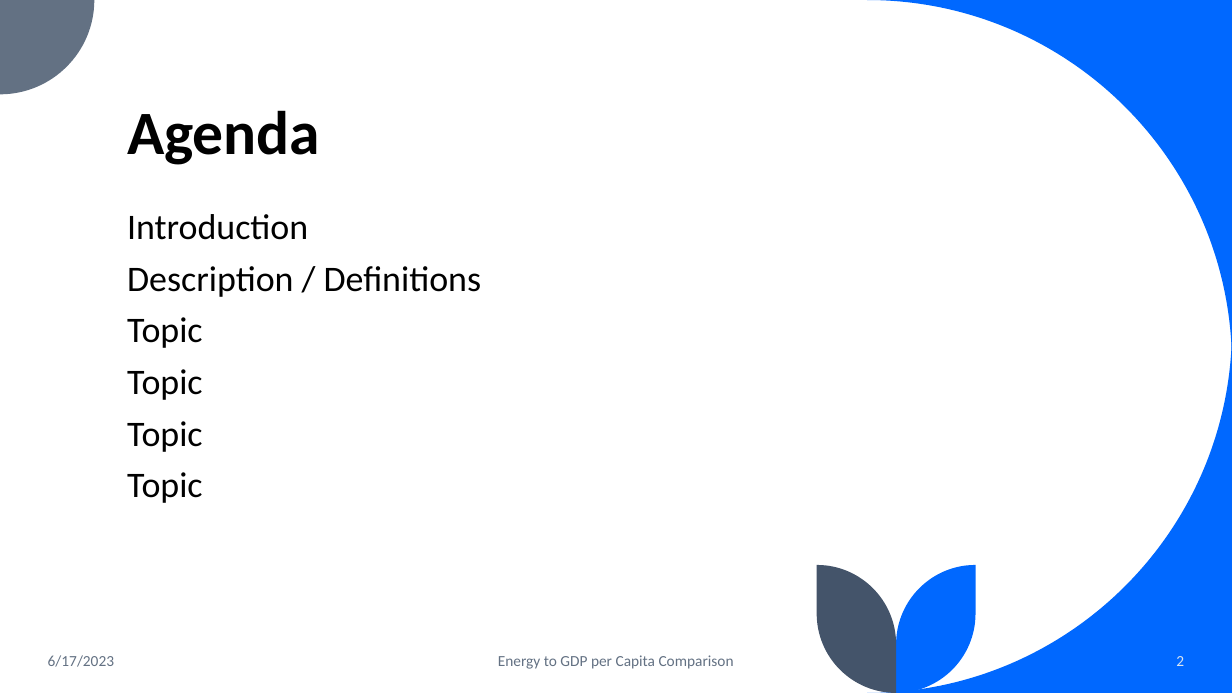
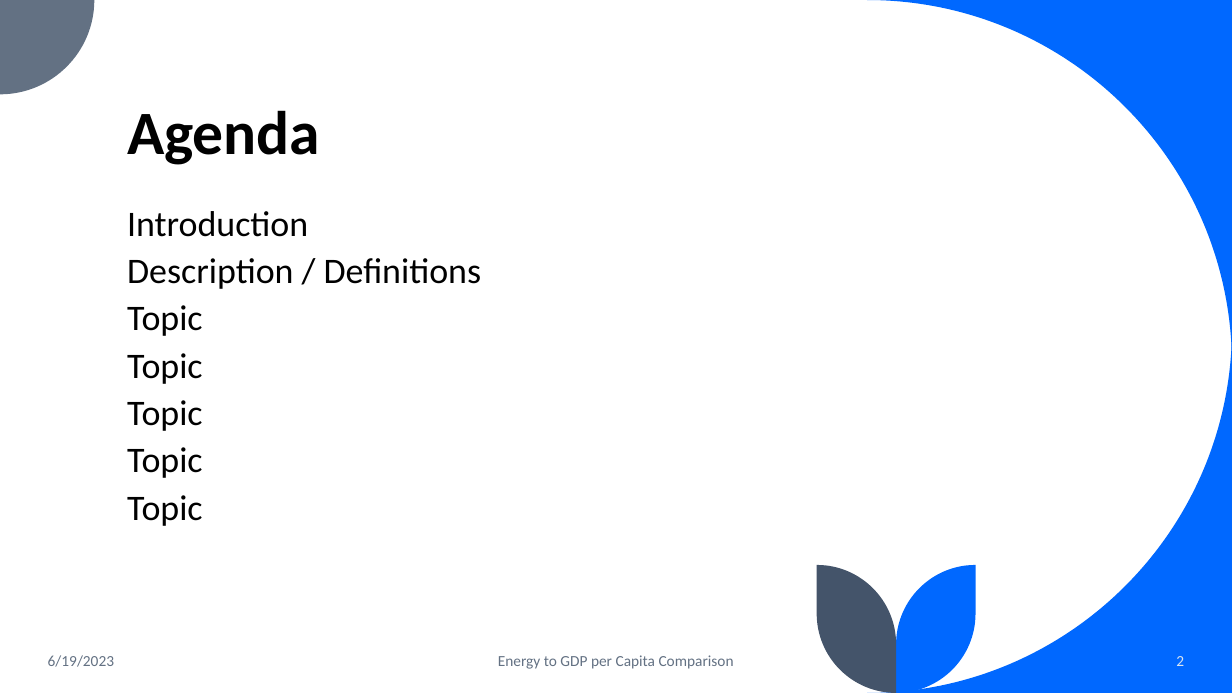
Before and after one commit to lawrence-haggerty/haggerty_energy_gdp_capstone, a slide deck: slide 2 of presentation/haggerty_energy_gdp_1.pptx. Drawn at 1232x693 pixels with LibreOffice and Linux fonts; fonts in the diff are those of the drawing. Boxes give left, top, right and bottom in pixels: in the first picture for what was removed or moved away, otherwise in the second. Text is boxed around its words. In the diff, an @@ line names an element or a change of style, - is before the commit and + after.

```diff
--- a/presentation/haggerty_energy_gdp_1.pptx
+++ b/presentation/haggerty_energy_gdp_1.pptx
@@ text at [127, 211, 481, 478]: line spacing 0.9 to 0.8 @@
@@ text at [127, 495, 202, 526]: paragraph added @@
+Topic
@@ text at [48, 655, 114, 667]: text changed @@
-6/17/2023
+6/19/2023
```
Also in this commit, not shown: 37 other slides changed, 17 slides added.
